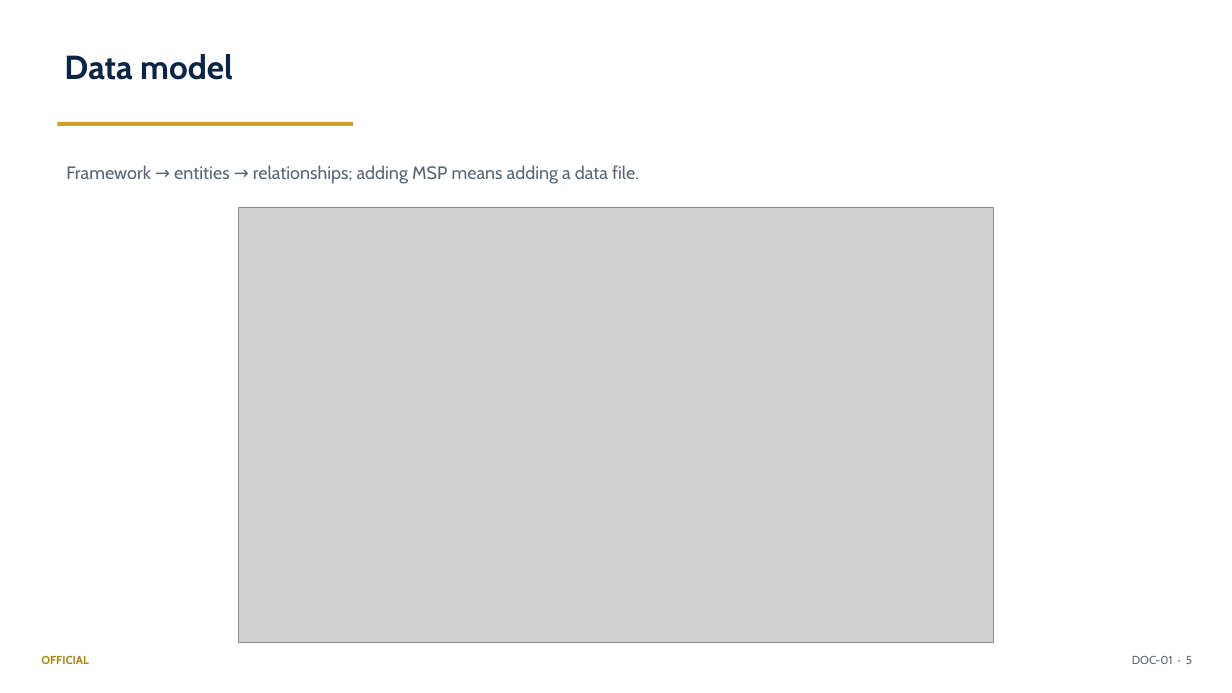
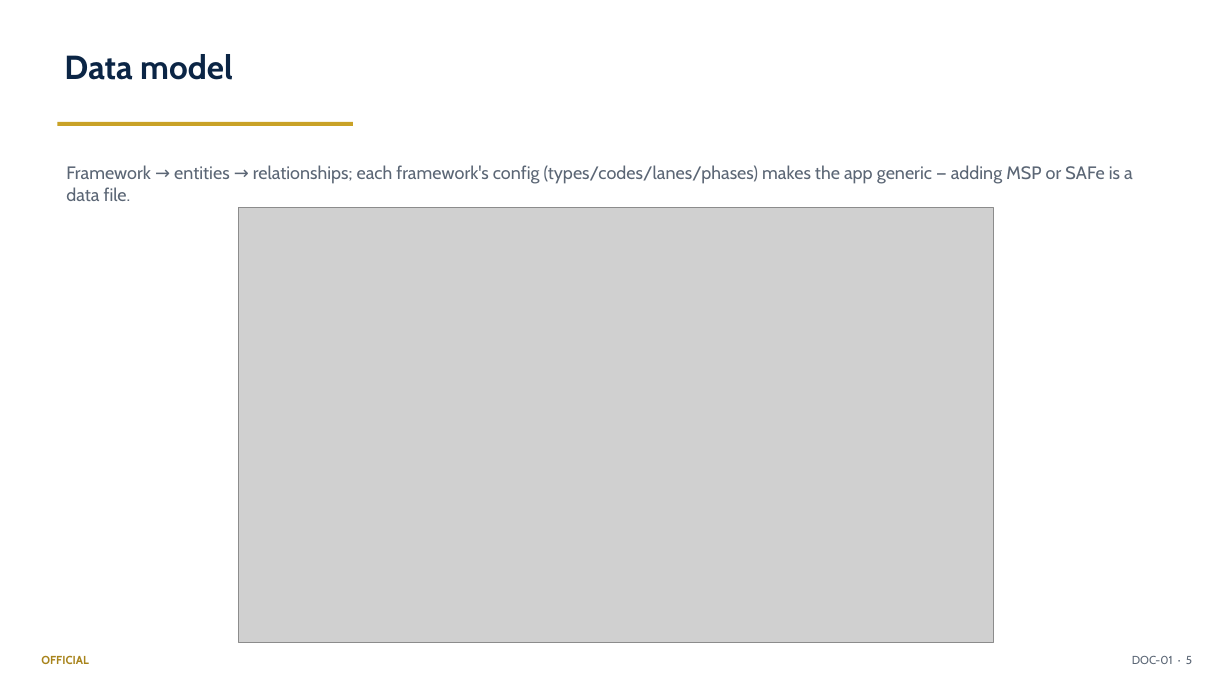
Before and after one commit to DRC63/method-map, a slide deck: slide 5 of docs/01_Architecture_and_Design_Summary.pptx. Drawn at 1232x693 pixels with LibreOffice and Linux fonts; fonts in the diff are those of the drawing; grey boxes stand for pictures. Boxes give left, top, right and bottom in pixels: in the first picture for what was removed or moved away, otherwise in the second. Text is boxed around its words. In the diff, an @@ line names an element or a change of style, - is before the commit and + after.

```diff
--- a/docs/01_Architecture_and_Design_Summary.pptx
+++ b/docs/01_Architecture_and_Design_Summary.pptx
@@ text at (66, 165, 1133, 201): text changed @@
-Framework → entities → relationships; adding MSP means adding a data file.
+Framework → entities → relationships; each framework's config (types/codes/lanes/phases) makes the app generic — adding MSP or SAFe is a data file.
```
Also in this commit, not shown: 4 other slides changed, 11 other files.
